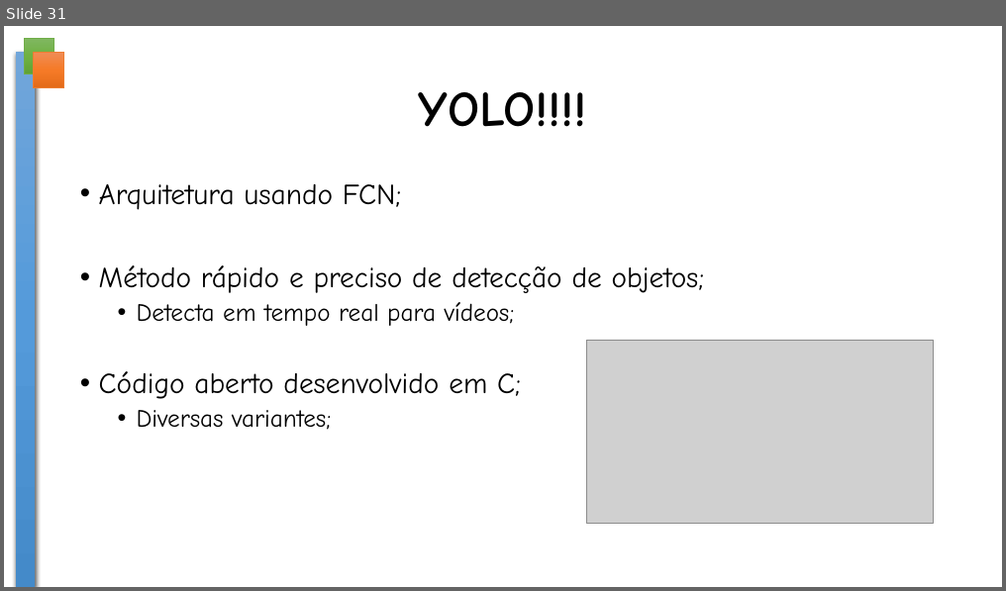
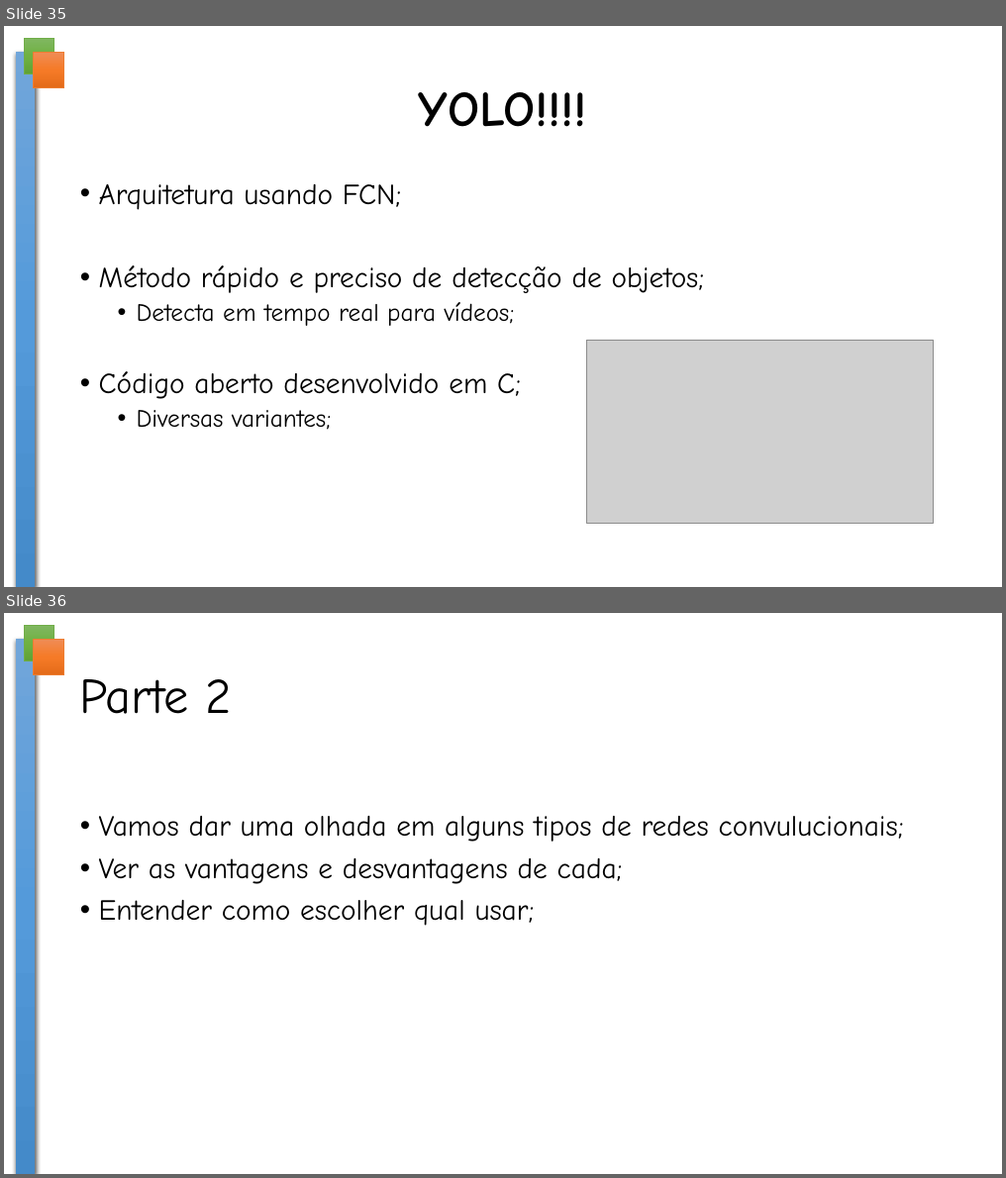
Before and after one commit to crazynds/FindHumanTouchIA, a slide deck: docs/Redes Neuras em Visão Computacional.pptx. Shown one above the other, each under a label of ours: slide 31 before the commit, slides 35 and 36 after it. The pictures are 1006x591 and 1006x1178 pixels, drawn with LibreOffice and Linux fonts; fonts in the diff are those of the drawing; grey boxes stand for pictures; background and template pictures are left out. Boxes give left, top, right and bottom in pixels: in the first picture for what was removed or moved away, otherwise in the second. Text is boxed around its words. In the diff, an @@ line names an element or a change of style, - is before the commit and + after.

```diff
--- a/docs/Redes Neuras em Visão Computacional.pptx
+++ b/docs/Redes Neuras em Visão Computacional.pptx
@@ slide 36 added at (x1=4, y1=613, x2=1002, y2=1174), background #FFFFFF; not listed: 3 template elements that a slide beside it also shows @@
@@ title added at (x1=80, y1=679, x2=232, y2=714), 48 pt, text #000000 @@
+Parte 2
@@ text added at (x1=99, y1=816, x2=904, y2=926), 28 pt, text #000000 @@
+• Vamos dar uma olhada em alguns tipos de redes convulucionais;
+• Ver as vantagens e desvantagens de cada;
+• Entender como escolher qual usar;
@@ what was slide 31 is now slide 35 @@
```
Also in this commit, not shown: 3 slides changed, 6 other slides added, 2 slides removed, 5 other files.
